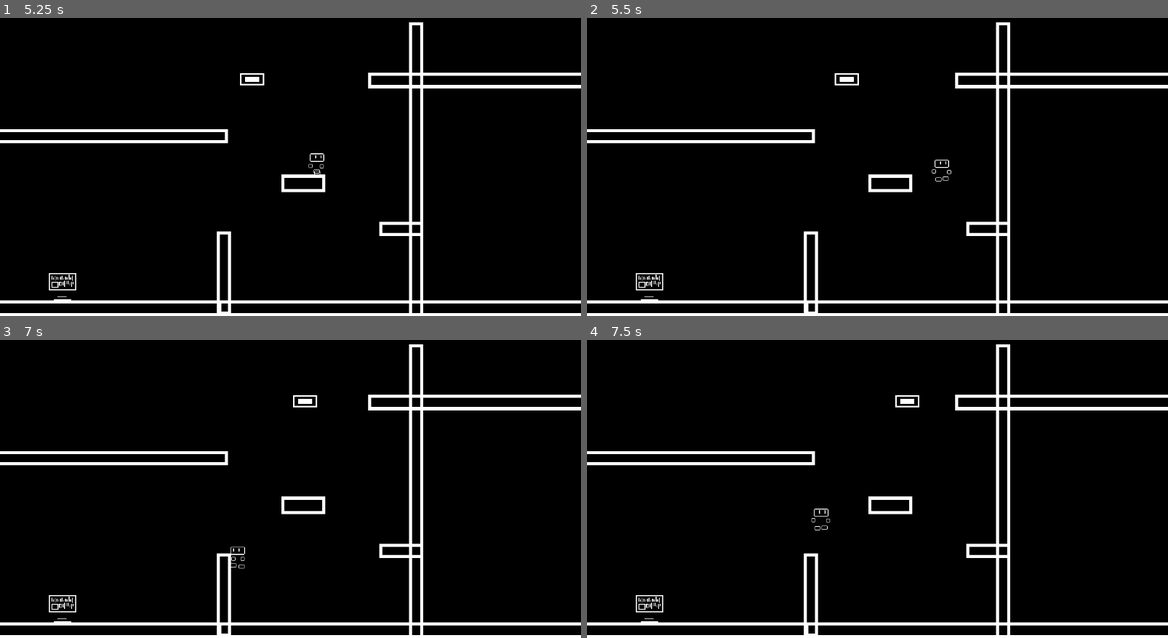
Above: before the commit, frames 1-4 (two rows, left to right).
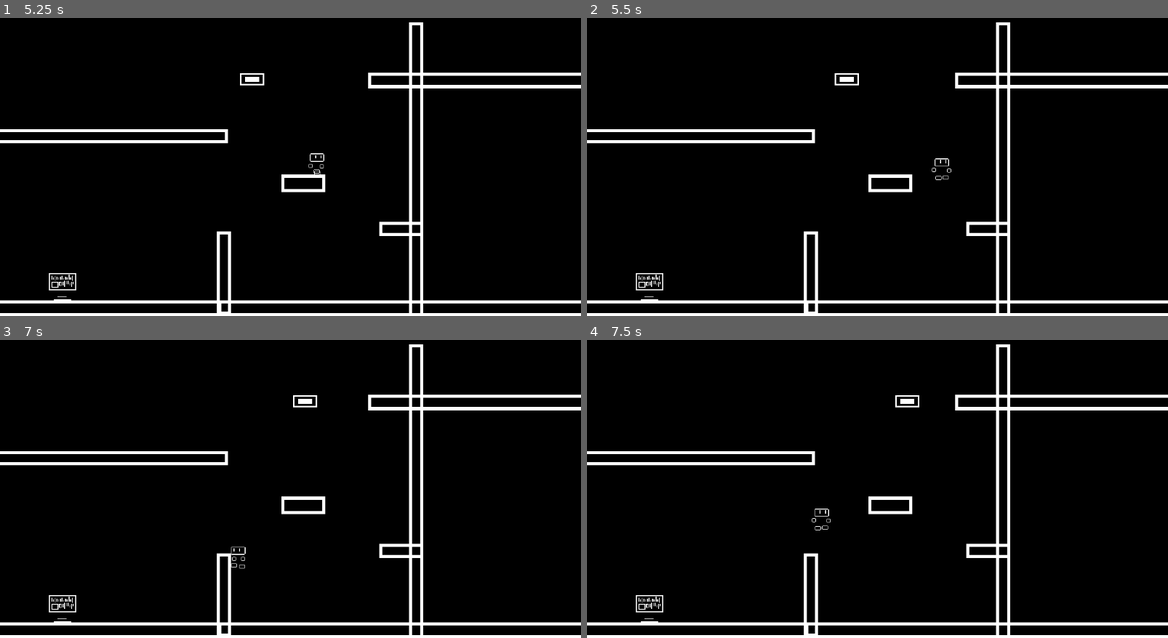
Above: after the commit, the same moments.

Repository: TotallyNotAlex20/last-planet
Game: Godot game, scene res://main.tscn
The game is run twice, just before and just after one commit, with the same random seed, the same clock (stepped at 60 frames per second) and the same inputs.
Inputs:
- Up to frame 1 (5.25 s): tap Enter (ui_accept) at 0.5, 0.77, 1.52, 2.75, 3.02, 3.77, 4.52 s; hold Right (ui_right) 0.53-2.03 s; tap E (interact, bound only after the commit) every 0.75 s from 0.6 to 5.1 s; hold Left (ui_left) 2.03-2.78 s; hold Right (ui_right) 2.78-4.28 s; hold Left (ui_left) 4.28-5.03 s; hold Right (ui_right) from 5.03 s (still down)
- Up to frame 2 (5.5 s): keep holding Right (ui_right)
- Up to frame 3 (7 s): release Right (ui_right) at 5.78 s; hold Left (ui_left) from 5.78 s (still down); tap E (interact, bound only after the commit) at 5.85, 6.6 s; tap Enter (ui_accept) at 6.02, 6.77 s
- Up to frame 4 (7.5 s): release Left (ui_left) at 7.28 s; hold Right (ui_right) from 7.28 s (still down); tap E (interact, bound only after the commit) at 7.35 s

Frame 1 is identical in both runs. In frame 2, less than 0.1% of the frame differs, in the area x 59-63%, y 47-55%; in frame 3, less than 0.1%; in frame 4, less than 0.1%.

Commit message:
can interact with a non-functional monitor now

Diff:
--- /dev/null
+++ b/items/monitor.gd
@@ -0,0 +1,8 @@
+extends Node2D
+var ui
+func _ready():
+	ui = get_node("../PCMonitor")
+	ui.visible = false
+
+func open_monitor():
+	ui.visible = !ui.visible
--- a/items/monitor.tscn
+++ b/items/monitor.tscn
@@ -1,11 +1,13 @@
-[gd_scene load_steps=3 format=3 uid="uid://2djtmchjeylx"]
+[gd_scene load_steps=4 format=3 uid="uid://2djtmchjeylx"]
 
+[ext_resource type="Script" path="res://items/monitor.gd" id="1_50uip"]
 [ext_resource type="Texture2D" uid="uid://b3nxccrpsadfs" path="res://sprites/items/monitor.png" id="1_uhihu"]
 
 [sub_resource type="RectangleShape2D" id="RectangleShape2D_d71a2"]
 size = Vector2(32, 32)
 
 [node name="Monitor" type="Node2D"]
+script = ExtResource("1_50uip")
 
 [node name="texture" type="Sprite2D" parent="."]
 texture = ExtResource("1_uhihu")
--- /dev/null
+++ b/items/monitor_gui.tscn
@@ -0,0 +1,25 @@
+[gd_scene load_steps=2 format=3 uid="uid://befacquohnf62"]
+
+[ext_resource type="Texture2D" uid="uid://bljsyww4usanj" path="res://sprites/gui/pc_monitor.png" id="1_g6hql"]
+
+[node name="PCMonitor" type="Control"]
+layout_mode = 3
+anchors_preset = 15
+anchor_right = 1.0
+anchor_bottom = 1.0
+grow_horizontal = 2
+grow_vertical = 2
+
+[node name="PcMonitor" type="Sprite2D" parent="."]
+position = Vector2(586, 318)
+scale = Vector2(7.18, 7.18)
+texture = ExtResource("1_g6hql")
+metadata/_edit_lock_ = true
+
+[node name="TextEdit" type="TextEdit" parent="."]
+layout_mode = 0
+offset_left = 372.0
+offset_top = 415.0
+offset_right = 799.0
+offset_bottom = 454.0
+placeholder_text = "Enter Cringe and send"
--- a/levels/test_game_scene.tscn
+++ b/levels/test_game_scene.tscn
@@ -1,9 +1,10 @@
-[gd_scene load_steps=14 format=3 uid="uid://das7h864qk4a3"]
+[gd_scene load_steps=15 format=3 uid="uid://das7h864qk4a3"]
 
 [ext_resource type="Texture2D" uid="uid://bpohk2bygrabw" path="res://sprites/maps/test map.png" id="1_6go41"]
 [ext_resource type="PackedScene" uid="uid://pokmwlgegi8m" path="res://items/moving_platform.tscn" id="2_ykluv"]
 [ext_resource type="PackedScene" uid="uid://2djtmchjeylx" path="res://items/monitor.tscn" id="3_s6d4s"]
 [ext_resource type="PackedScene" uid="uid://cupnehopfis84" path="res://odi.tscn" id="4_khyv4"]
+[ext_resource type="PackedScene" uid="uid://befacquohnf62" path="res://items/monitor_gui.tscn" id="5_dgrh3"]
 
 [sub_resource type="PhysicsMaterial" id="PhysicsMaterial_8i1wx"]
 
@@ -84,3 +85,5 @@
 
 [node name="Odi" parent="." instance=ExtResource("4_khyv4")]
 position = Vector2(573, 276)
+
+[node name="PCMonitor" parent="." instance=ExtResource("5_dgrh3")]
--- a/odi.gd
+++ b/odi.gd
@@ -4,7 +4,7 @@
 @onready var x_scale = get_node("body").scale.x
 const SPEED = 300.0
 const JUMP_VELOCITY = -600.0
-var interactable_objects = ["Monitor"] # need to move this to a global script later maybe?
+var interactable_objects = {"Monitor": false} # ture = currently can interact
 
 var gravity = ProjectSettings.get_setting("physics/2d/default_gravity")
 
@@ -32,8 +32,19 @@
 
 	move_and_slide()
 
+func _unhandled_input(event):
+	if Input.is_action_just_pressed("interact"):
+		for item in interactable_objects:
+			if interactable_objects[item]:
+				get_node("../" + item).open_monitor()
 
 func _on_interaction_range_body_entered(body):
 	print(body.name)
 	if body.name in interactable_objects:
+		interactable_objects[body.name] = true
 		print("press E to interact with " + body.name)
+
+
+func _on_interaction_range_body_exited(body):
+	if body.name in interactable_objects:
+		interactable_objects[body.name] = false
--- a/odi.tscn
+++ b/odi.tscn
@@ -266,7 +266,7 @@
 }
 
 [sub_resource type="RectangleShape2D" id="RectangleShape2D_862lg"]
-size = Vector2(7.90837, 16.4248)
+size = Vector2(8.18108, 16.4248)
 
 [sub_resource type="CircleShape2D" id="CircleShape2D_behqp"]
 
@@ -280,7 +280,7 @@
 speed_scale = 2.0
 
 [node name="CollisionShape2D" type="CollisionShape2D" parent="."]
-position = Vector2(1.5, -22.27)
+position = Vector2(1, -22.27)
 rotation = 3.14159
 scale = Vector2(3.667, -2.646)
 shape = SubResource("RectangleShape2D_862lg")
@@ -321,3 +321,4 @@
 shape = SubResource("CircleShape2D_behqp")
 
 [connection signal="body_entered" from="InteractionRange" to="." method="_on_interaction_range_body_entered"]
+[connection signal="body_exited" from="InteractionRange" to="." method="_on_interaction_range_body_exited"]
--- a/project.godot
+++ b/project.godot
@@ -15,6 +15,14 @@
 config/features=PackedStringArray("4.2", "Mobile")
 config/icon="res://icon.svg"
 
+[input]
+
+interact={
+"deadzone": 0.5,
+"events": [Object(InputEventKey,"resource_local_to_scene":false,"resource_name":"","device":0,"window_id":0,"alt_pressed":false,"shift_pressed":false,"ctrl_pressed":false,"meta_pressed":false,"pressed":false,"keycode":0,"physical_keycode":69,"key_label":0,"unicode":0,"echo":false,"script":null)
+]
+}
+
 [rendering]
 
 textures/canvas_textures/default_texture_filter=0
Binary file added: sprites/gui/pc_monitor.png
Not shown, added: sprites/gui/pc_monitor.png.import
